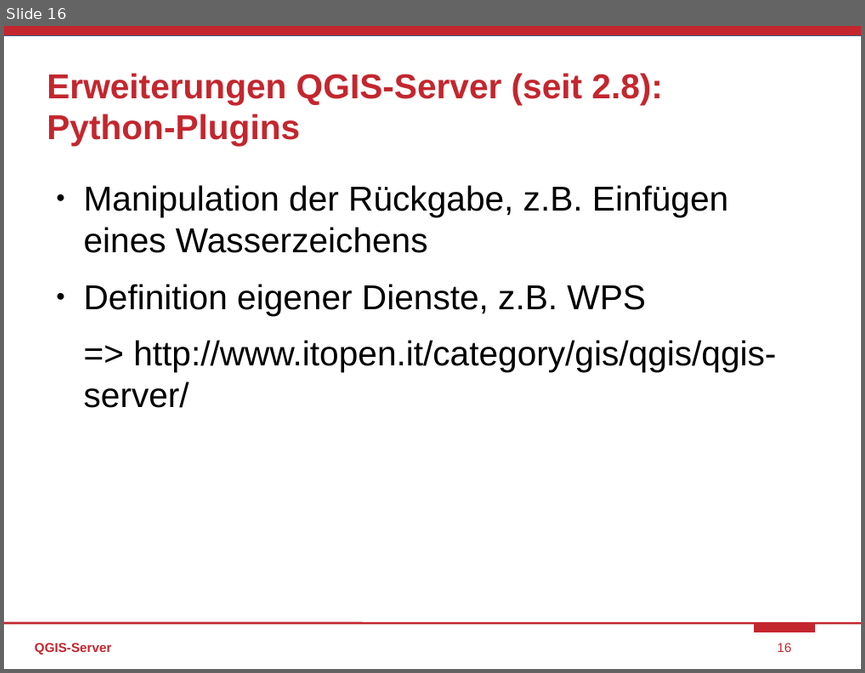
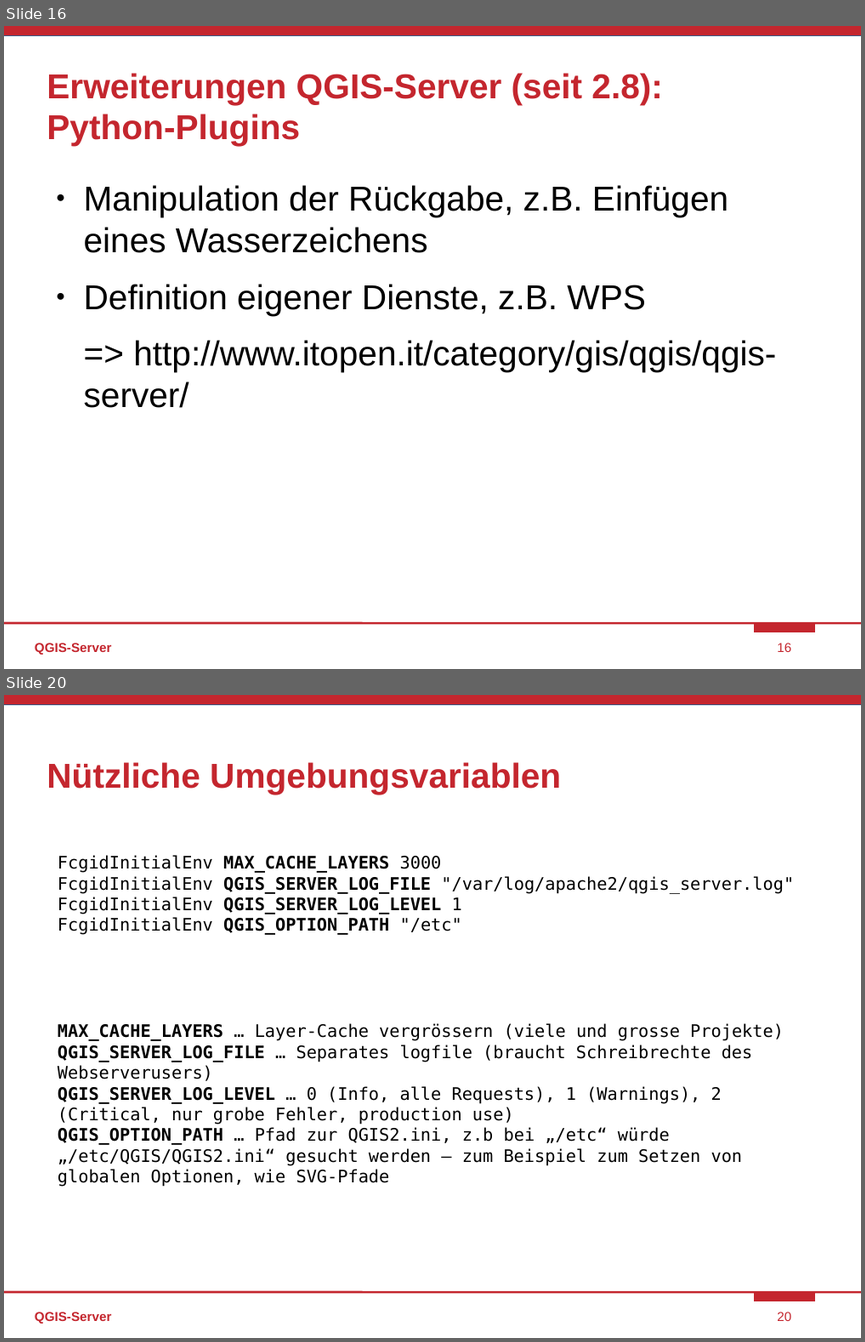
Before and after one commit to bstroebl/2015QGIS_ServerWS, a slide deck: 2015_FOSSGIS_WS_Server.odp. Shown one above the other, each under a label of ours: slide 16 before the commit, slides 16 and 20 after it; the slides between them are not shown. The pictures are 865x673 and 865x1342 pixels, drawn with LibreOffice and Linux fonts; fonts in the diff are those of the drawing. Boxes give left, top, right and bottom in pixels: in the first picture for what was removed or moved away, otherwise in the second. Text is boxed around its words. In the diff, an @@ line names an element or a change of style, - is before the commit and + after.

```diff
--- a/2015_FOSSGIS_WS_Server.odp
+++ b/2015_FOSSGIS_WS_Server.odp
@@ slide 20 added at [4,695,861,1338], background #FFFFFF; not listed: 4 template elements that a slide beside it also shows @@
@@ title added at [46,762,561,794], 32 pt, text #C4262E, bold @@
+Nützliche Umgebungsvariablen
@@ text added at [58,855,794,935], 16 pt, text #000000 @@
+FcgidInitialEnv MAX_CACHE_LAYERS 3000
+FcgidInitialEnv QGIS_SERVER_LOG_FILE "/var/log/apache2/qgis_server.log"
+FcgidInitialEnv QGIS_SERVER_LOG_LEVEL 1
+FcgidInitialEnv QGIS_OPTION_PATH "/etc"
@@ text added at [58,1023,783,1186], 16 pt, text #000000 @@
+MAX_CACHE_LAYERS … Layer-Cache vergrössern (viele und grosse Projekte)
+QGIS_SERVER_LOG_FILE … Separates logfile (braucht Schreibrechte des Webserverusers)
+QGIS_SERVER_LOG_LEVEL … 0 (Info, alle Requests), 1 (Warnings), 2 (Critical, nur grobe Fehler, production use)
+QGIS_OPTION_PATH … Pfad zur QGIS2.ini, z.b bei „/etc“ würde „/etc/QGIS/QGIS2.ini“ gesucht werden – zum Beispiel zum Setzen von globalen Optionen, wie SVG-Pfade
@@ text added at [35,1311,111,1323], 12 pt, text #C4262E, bold @@
+QGIS-Server
@@ page number added at [777,1311,791,1321], 12 pt, text #C4262E @@
+20
```
Also in this commit, not shown: 4 other slides added, 2 other files.
